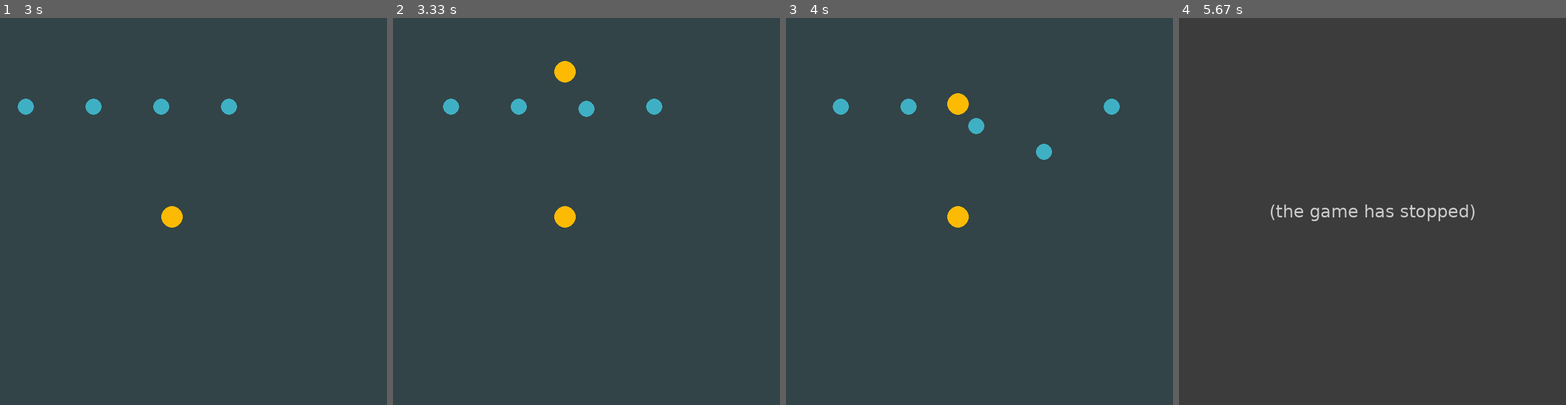
Above: before the commit, frames 1-4 (left to right).
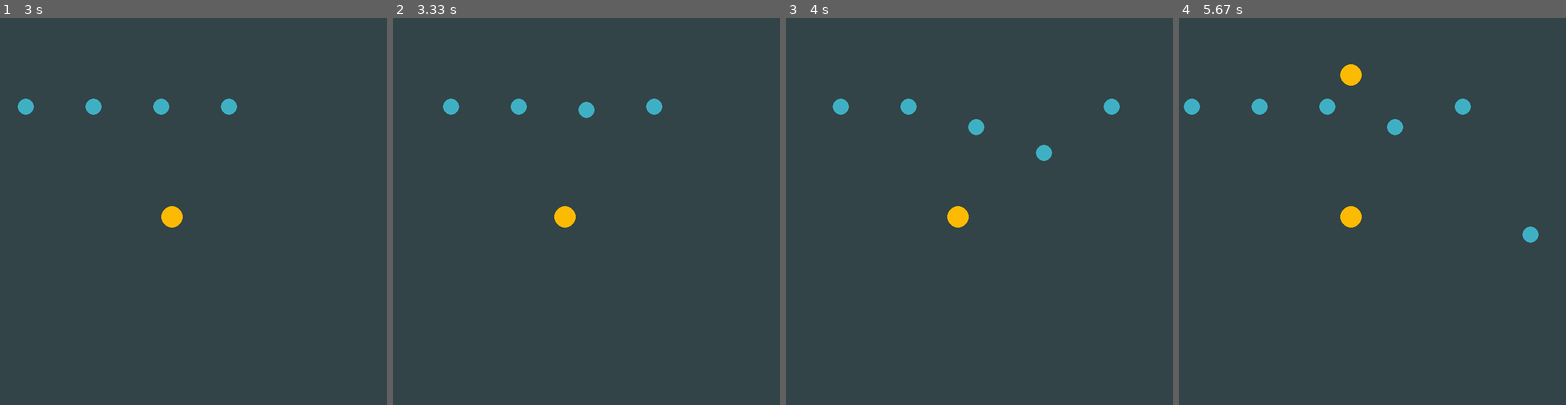
Above: after the commit, the same moments.

Repository: simkasafronova/PygameProject
Game: pygame game, started from main.py
Same seed, same stepped clock (60 frames per second), same inputs: the game is played once before the commit and once after it.
Inputs:
- Up to frame 1 (3 s): tap Space at 0.33 s
- Up to frame 2 (3.33 s): tap Space at 3.17 s
- Up to frame 3 (4 s): tap Space at 3.57, 3.87 s
- Up to frame 4 (5.67 s): tap Space at 4.07, 4.4, 4.7, 4.9, 5.2, 5.47 s

Frame 1 is identical in both runs. In frame 2, 0.3% of the frame differs, in the area x 41-53%, y 11-26%; in frame 3, 0.3%; in frame 4, 1.9%, in the area x 1-93%, y 11-59%.
Error before the commit: IndexError: list index out of range (main.py line 31); the game stopped at 4.4 s (later frames are placeholders)

Commit message:
MainBalls work with one constant checking MainBalls with timer

Diff:
--- a/main.py
+++ b/main.py
@@ -9,8 +9,10 @@
 other_balls = pygame.sprite.Group()
 main_balls = pygame.sprite.Group()
 
-TIMER_EVENT = pygame.USEREVENT + 1
-pygame.time.set_timer(TIMER_EVENT, 700)
+TIMER_GENERATE_OTHERBALLS = pygame.USEREVENT + 1
+pygame.time.set_timer(TIMER_GENERATE_OTHERBALLS, 700)
+TIMER_CHECK_MAINBALLS = pygame.USEREVENT + 2
+pygame.time.set_timer(TIMER_CHECK_MAINBALLS, 500)
 
 
 class MainBall(pygame.sprite.Sprite):
@@ -25,11 +27,9 @@
         self.alpha = 0
 
     def update(self, *args):
-        state_of_sprites = args[0]
-        sprite_index = args[1]
-        if state_of_sprites[sprite_index]:
-            main_balls.sprites()[sprite_index].rect = main_balls.sprites()[
-                sprite_index].rect.move(0, -6)
+        if args[0][0]:
+            main_balls.sprites()[0].rect = main_balls.sprites()[
+                0].rect.move(0, -3)
 
 
 class OtherBall(pygame.sprite.Sprite):
@@ -51,15 +51,16 @@
         self.rect = self.rect.move(3, self.vy)
         if pygame.sprite.spritecollideany(self, main_balls):
             self.vy = 2
+            main_balls.sprites()[0].kill()
+            RUNNING_STATE[0] = 0
 
 
-for i in range(5):
+for i in range(15):
     MainBall(300, 350)
 
 
-running_states = [0] * 20
+RUNNING_STATE = [0]
 clock = pygame.time.Clock()
-main_ball_number = -1
 
 running = True
 while running:
@@ -69,15 +70,22 @@
             running = False
         if event.type == pygame.KEYDOWN:
             if event.key == pygame.K_SPACE:
-                main_ball_number += 1
-                running_states[main_ball_number] = 1
-        if event.type == TIMER_EVENT:
-            print('Timer works well!')
+                RUNNING_STATE[0] = 1
+        if event.type == TIMER_GENERATE_OTHERBALLS:
             OtherBall(0, 150)
+        if event.type == TIMER_CHECK_MAINBALLS:
+            print('timer works well')
+            try:
+                if main_balls.sprites()[0].rect.y < 0:
+                    main_balls.sprites()[0].kill()
+                    RUNNING_STATE[0] = 0
+            except IndexError:
+                print('no balls here')
+                break
     all_sprites.draw(screen)
     other_balls.draw(screen)
     other_balls.update()
-    main_balls.update(running_states, main_ball_number)
+    main_balls.update(RUNNING_STATE)
     pygame.display.flip()
     clock.tick(60)
 pygame.quit()
